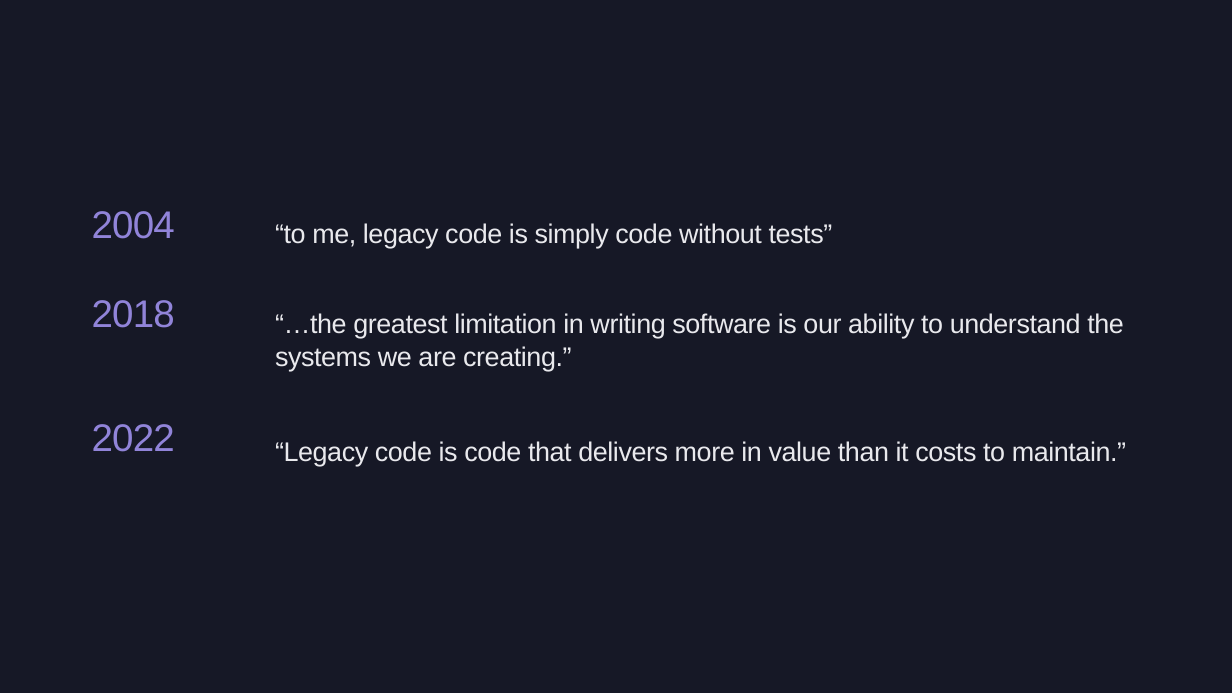
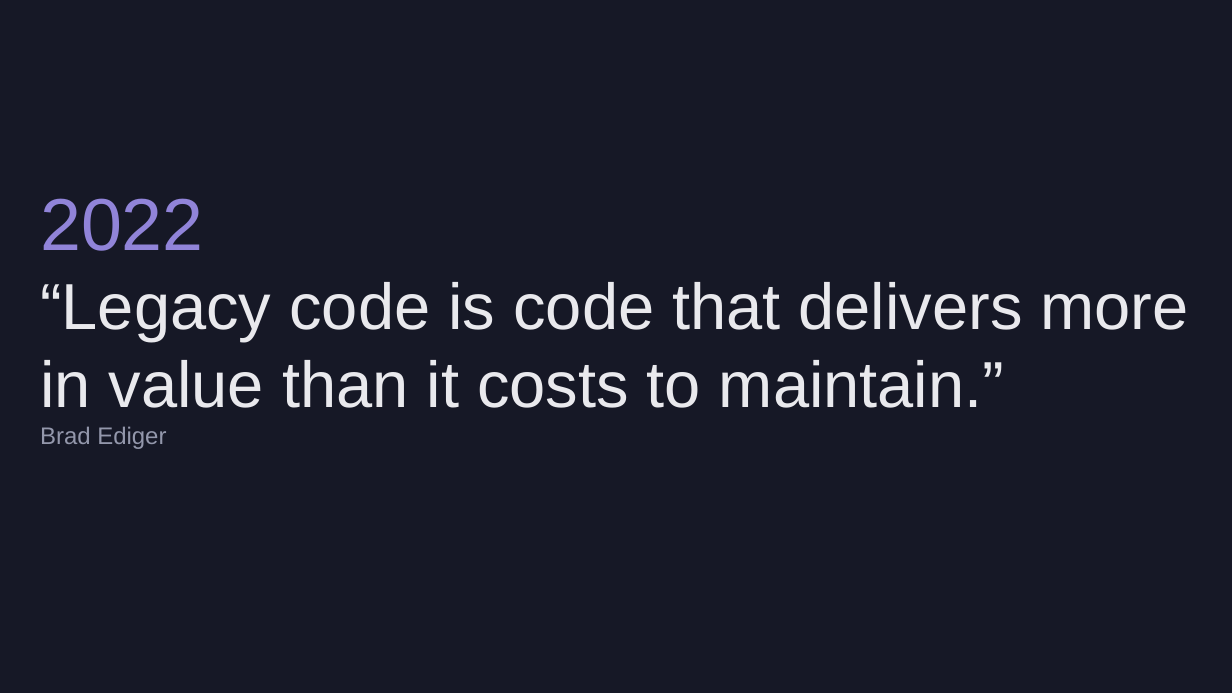
Before and after one commit to Bradleywboggs/ai-assisted-legacy-refactors-kcdc-2026, a slide deck: slide 17 of AI_Assisted_Legacy_Refactors.pptx (slide 15 before the commit). Drawn at 1232x693 pixels with LibreOffice and Linux fonts; fonts in the diff are those of the drawing. Boxes give left, top, right and bottom in pixels: in the first picture for what was removed or moved away, otherwise in the second. Text is boxed around its words. In the diff, an @@ line names an element or a change of style, - is before the commit and + after.

```diff
--- a/AI_Assisted_Legacy_Refactors.pptx
+++ b/AI_Assisted_Legacy_Refactors.pptx
@@ text "2022": place and size @@
-text "2022" at box(275, 441, 1126, 466)
+text "2022" at box(40, 198, 1189, 449)
@@ text at box(40, 198, 204, 251): paragraph added @@
+2022
@@ text removed at box(92, 211, 175, 239) @@
-2004
@@ text removed at box(275, 223, 833, 249) @@
-“to me, legacy code is simply code without tests”
@@ text at box(40, 282, 1189, 408): size 31.5 to 76 pt, letter spacing -0.5 to 0 pt in "“Legacy code is code that delivers more ..."; line spacing 1.12 to 1 @@
@@ text removed at box(92, 300, 175, 328) @@
-2018
@@ text removed at box(275, 313, 1124, 371) @@
-“…the greatest limitation in writing software is our ability to understand the systems we are creating.”
@@ text at box(40, 426, 166, 449): paragraph added @@
+Brad Ediger
@@ text removed at box(92, 424, 175, 452) @@
-2022
```
Also in this commit, not shown: 23 other slides changed, 13 slides added, 11 slides removed, 6 other files.
